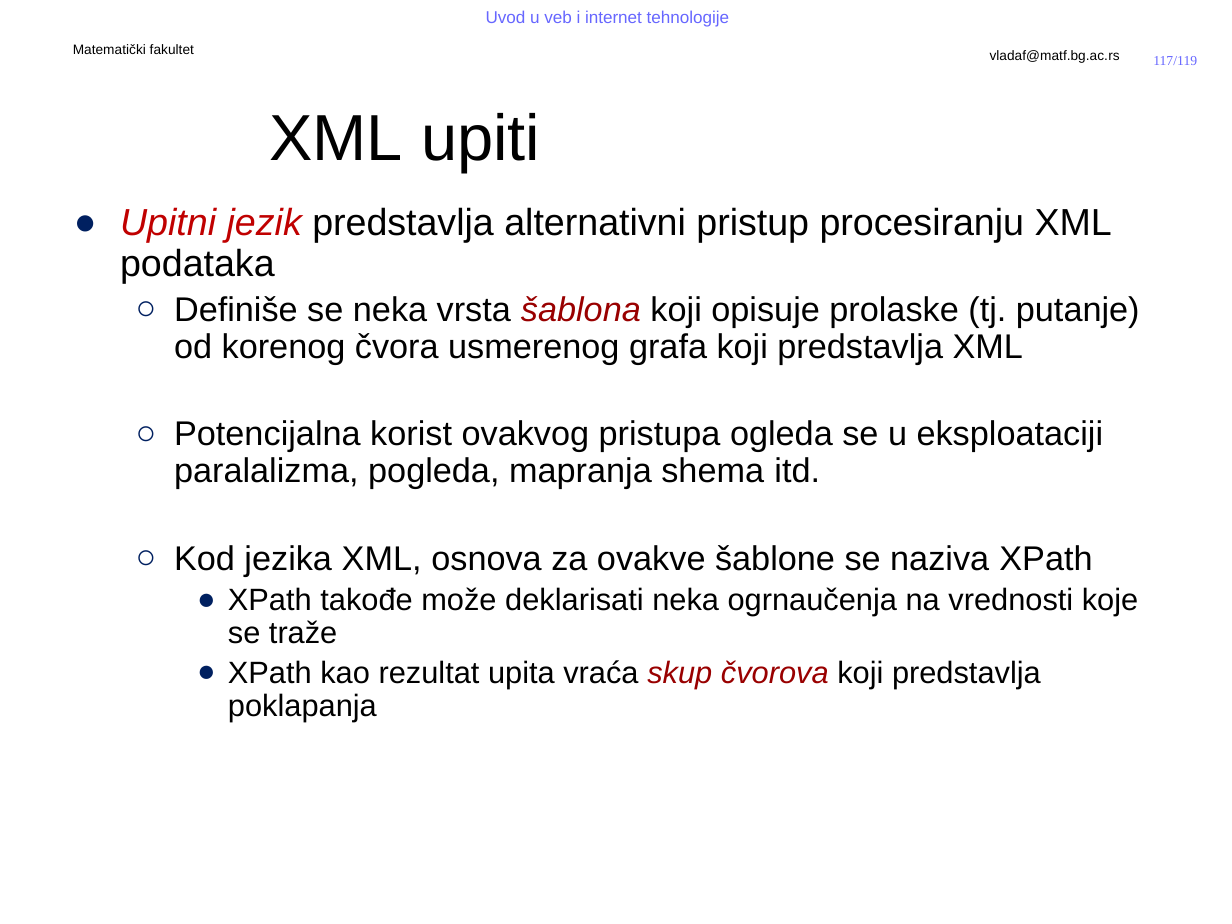
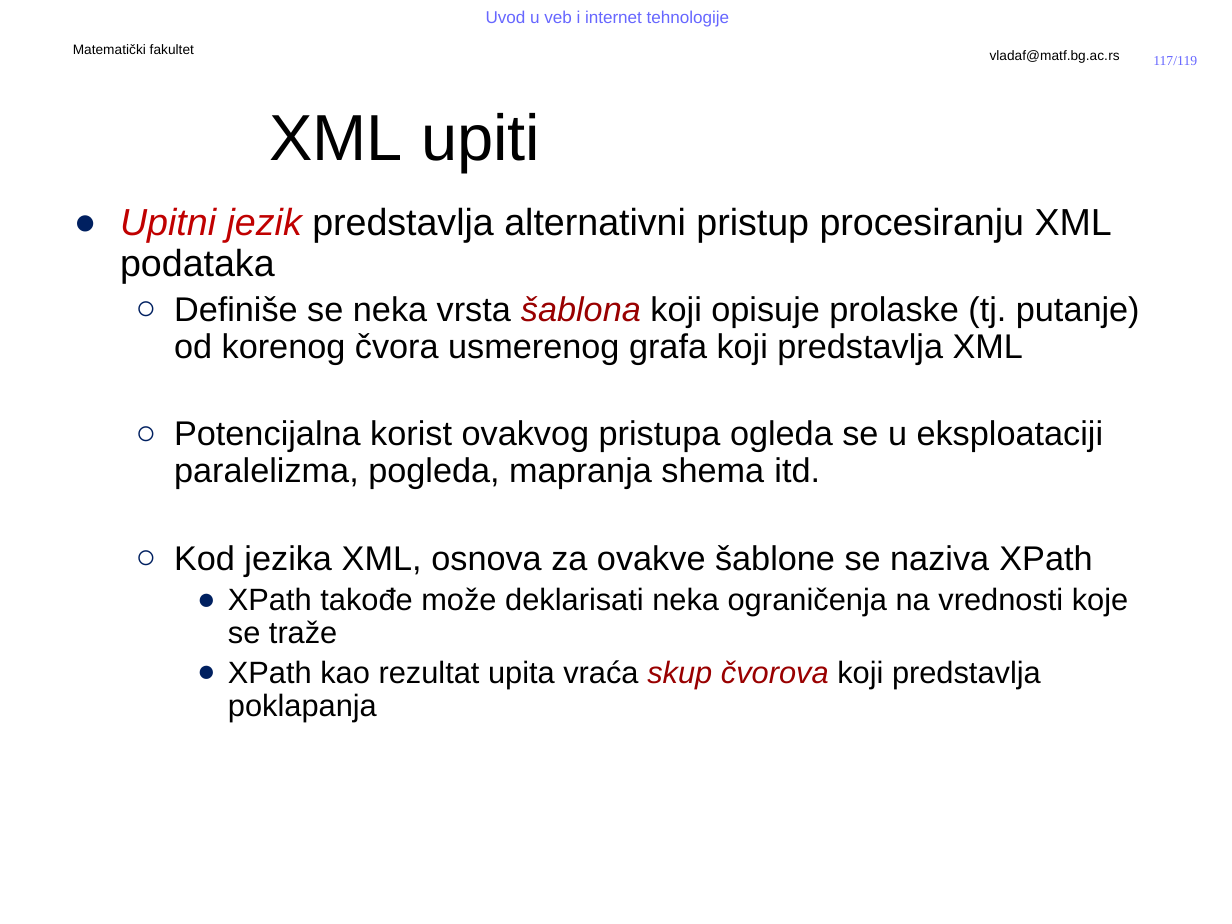
Before and after one commit to MatfUVIT/info, a slide deck: slide 117 of predavanja/prezentacije/UVIT02-01-Jezici za obelezavanje.pptx. Drawn at 1232x924 pixels with LibreOffice and Linux fonts; fonts in the diff are those of the drawing; background and template pictures are left out. Boxes give left, top, right and bottom in pixels: in the first picture for what was removed or moved away, otherwise in the second. Text is boxed around its words. In the diff, an @@ line names an element or a change of style, - is before the commit and + after.

Commit message:
ispravio greske u kucanju

```diff
--- a/predavanja/prezentacije/UVIT02-01-Jezici za obelezavanje.pptx
+++ b/predavanja/prezentacije/UVIT02-01-Jezici za obelezavanje.pptx
@@ text at [174,420,1104,489]: text changed @@
-  ○ Potencijalna korist ovakvog pristupa ogleda se u eksploataciji paralalizma, pogleda, mapranja shema itd.
+  ○ Potencijalna korist ovakvog pristupa ogleda se u eksploataciji paralelizma, pogleda, mapranja shema itd.
@@ text at [228,587,1128,644]: text changed @@
-    ● XPath takođe može deklarisati neka ogrnaučenja na vrednosti koje se traže
+    ● XPath takođe može deklarisati neka ograničenja na vrednosti koje se traže
```
